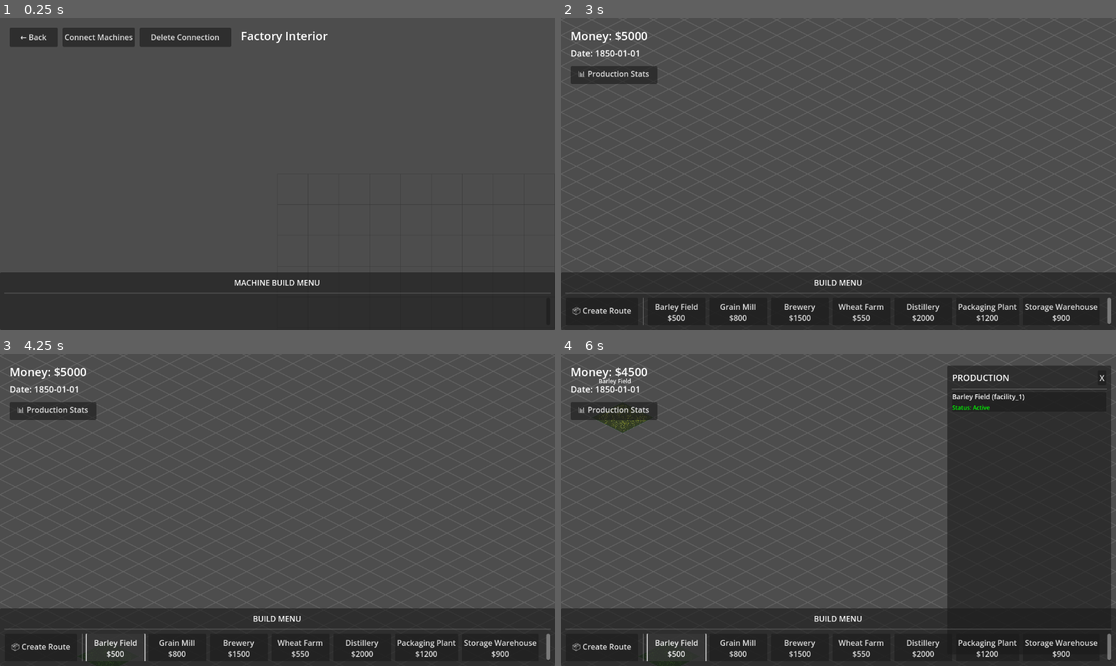
Above: before the commit, frames 1-4 (two rows, left to right).
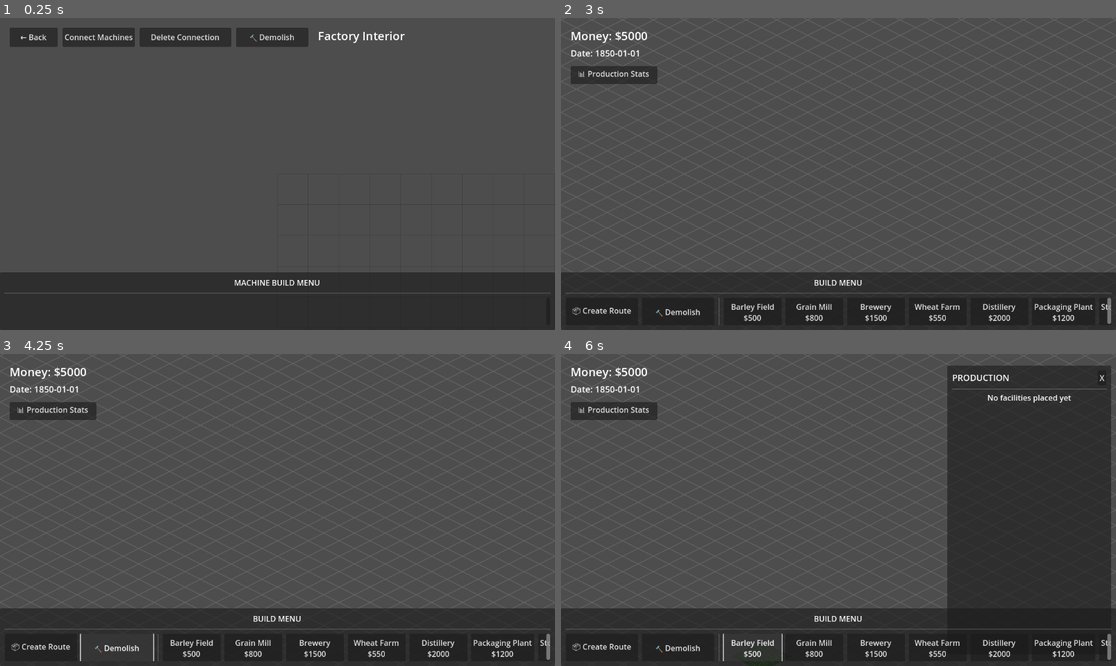
Above: after the commit, the same moments.

Repository: GergelyKrista/butykos
Game: Godot game, scene res://scenes/factory_interior/factory_interior.tscn
The game is run twice, just before and just after one commit, with the same random seed, the same clock (stepped at 60 frames per second) and the same inputs. This scene is started directly instead of the project's main scene.
Inputs (mouse positions are in pixels of both pictures, inside the frame that each line leads up to):
- Up to frame 1 (0.25 s): no input
- Up to frame 2 (3 s): click (832, 36) at 0.5 s, where only the run after the commit has a clickable "🔨 Demolish"; click (832, 36) at 1.25 s, where only the run after the commit has a clickable "🔨 Demolish"; click (832, 36) at 2 s, where only the run after the commit has a clickable "🔨 Demolish"; click "← Back" at 2.75 s
- Up to frame 3 (4.25 s): click (116, 647) at 3.5 s, where only the run after the commit has a clickable "🔨 Demolish"
- Up to frame 4 (6 s): click "📊 Production Stats" at 4.25 s; click "📦 Create Route" at 5 s; click "Barley Field $500" at 5.75 s

The runs differ from the first frame. In frame 1, 1.0% of the frame differs, in the area x 42-73%, y 3-10%; in frame 2, 1.4%; in frame 3, 1.5%; in frame 4, 2.1%, in the area x 6-100%, y 4-100%.

Commit message:
Add demolish mode for facilities and machines
- Add demolish button to world map build menu
- Add demolish button to factory interior
- Implement demolish mode for deleting facilities on world map
- Implement demolish mode for deleting machines in factory interiors
- Refund 50% of construction/purchase cost when demolishing
- Properly cancel other modes when entering demolish mode
- Support ESC key to cancel demolish mode

🤖 Generated with [Claude Code](https://claude.com/claude-code)

Co-Authored-By: Claude <noreply@anthropic.com>

Diff:
--- a/scenes/factory_interior/factory_interior.gd
+++ b/scenes/factory_interior/factory_interior.gd
@@ -34,6 +34,9 @@
 
 # Connection deletion mode
 var connection_delete_mode: bool = false
+
+# Demolish mode
+var demolish_mode: bool = false
 
 # Mouse/input state
 var mouse_grid_pos: Vector2i = Vector2i.ZERO
@@ -123,7 +126,15 @@
 			elif event.button_index == MOUSE_BUTTON_RIGHT and event.pressed:
 				_cancel_delete_connection_mode()
 
-	# Cancel placement/connection with Escape
+	# Demolish mode input
+	elif demolish_mode:
+		if event is InputEventMouseButton:
+			if event.button_index == MOUSE_BUTTON_LEFT and event.pressed:
+				_on_demolish_click()
+			elif event.button_index == MOUSE_BUTTON_RIGHT and event.pressed:
+				_cancel_demolish_mode()
+
+	# Cancel placement/connection/demolish with Escape
 	if event.is_action_pressed("ui_cancel"):
 		if placement_mode:
 			_cancel_placement()
@@ -131,6 +142,8 @@
 			_cancel_connection_mode()
 		elif connection_delete_mode:
 			_cancel_delete_connection_mode()
+		elif demolish_mode:
+			_cancel_demolish_mode()
 
 
 func _process(_delta: float) -> void:
@@ -572,6 +585,72 @@
 	start_delete_connection_mode()
 
 
+func _on_demolish_button_pressed() -> void:
+	"""Handle demolish button press from UI"""
+	# Cancel other modes
+	if placement_mode:
+		_cancel_placement()
+	if connection_mode:
+		_cancel_connection_mode()
+	if connection_delete_mode:
+		_cancel_delete_connection_mode()
+
+	start_demolish_mode()
+
+
+# ========================================
+# DEMOLISH MODE
+# ========================================
+
+func start_demolish_mode() -> void:
+	"""Enter demolish mode - click machines to demolish them"""
+	demolish_mode = true
+	print("Demolish mode started - Click any machine to demolish it")
+
+
+func _on_demolish_click() -> void:
+	"""Handle mouse click in demolish mode"""
+	# Get machine at clicked position
+	var clicked_machine = FactoryManager.get_machine_at_position(facility_id, mouse_grid_pos)
+
+	if clicked_machine.is_empty():
+		print("No machine at clicked position")
+		return
+
+	var machine_id = clicked_machine.get("id", "")
+	_demolish_machine(machine_id)
+
+
+func _demolish_machine(machine_id: String) -> void:
+	"""Demolish a machine and refund partial cost"""
+	var machine = FactoryManager.get_machine(facility_id, machine_id)
+	if machine.is_empty():
+		return
+
+	var machine_def = DataManager.get_machine_data(machine.type)
+	var refund = machine_def.get("cost", 0) / 2  # Refund 50% of cost
+
+	print("Demolishing machine: %s (refund: $%d)" % [machine_id, refund])
+
+	# Refund money
+	if refund > 0:
+		EconomyManager.add_money(refund)
+
+	# Remove machine visual
+	var machine_node = machines_container.get_node_or_null(machine_id)
+	if machine_node:
+		machine_node.queue_free()
+
+	# Remove machine from FactoryManager (this will also remove connections)
+	FactoryManager.remove_machine(facility_id, machine_id)
+
+
+func _cancel_demolish_mode() -> void:
+	"""Cancel demolish mode"""
+	demolish_mode = false
+	print("Demolish mode cancelled")
+
+
 # ========================================
 # CONNECTION VISUALIZATION
 # ========================================
--- a/scenes/factory_interior/factory_interior.tscn
+++ b/scenes/factory_interior/factory_interior.tscn
@@ -38,8 +38,15 @@
 offset_bottom = 60.0
 text = "Delete Connection"
 
+[node name="DemolishButton" type="Button" parent="UI"]
+offset_left = 490.0
+offset_top = 20.0
+offset_right = 640.0
+offset_bottom = 60.0
+text = "🔨 Demolish"
+
 [node name="FactoryLabel" type="Label" parent="UI"]
-offset_left = 500.0
+offset_left = 660.0
 offset_top = 20.0
 offset_right = 760.0
 offset_bottom = 60.0
@@ -94,4 +101,5 @@
 [connection signal="back_button_pressed" from="UI" to="." method="_on_back_button_pressed"]
 [connection signal="connect_button_pressed" from="UI" to="." method="_on_connect_button_pressed"]
 [connection signal="delete_connection_button_pressed" from="UI" to="." method="_on_delete_connection_button_pressed"]
+[connection signal="demolish_button_pressed" from="UI" to="." method="_on_demolish_button_pressed"]
 [connection signal="machine_button_pressed" from="UI" to="." method="_on_machine_button_pressed"]
--- a/scenes/factory_interior/factory_interior_ui.gd
+++ b/scenes/factory_interior/factory_interior_ui.gd
@@ -12,6 +12,7 @@
 signal machine_button_pressed(machine_id: String)
 signal connect_button_pressed()
 signal delete_connection_button_pressed()
+signal demolish_button_pressed()
 
 # ========================================
 # REFERENCES
@@ -20,6 +21,7 @@
 @onready var back_button: Button = $BackButton
 @onready var connect_button: Button = $ConnectButton
 @onready var delete_connection_button: Button = $DeleteConnectionButton
+@onready var demolish_button: Button = $DemolishButton
 @onready var factory_label: Label = $FactoryLabel
 @onready var machine_menu: HBoxContainer = $BottomBar/MarginContainer/VBoxContainer/ScrollContainer/HBoxContainer
 
@@ -39,6 +41,10 @@
 	# Connect delete connection button
 	if delete_connection_button:
 		delete_connection_button.pressed.connect(_on_delete_connection_button_clicked)
+
+	# Connect demolish button
+	if demolish_button:
+		demolish_button.pressed.connect(_on_demolish_button_clicked)
 
 	# Update factory label
 	_update_factory_label()
@@ -87,6 +93,12 @@
 	"""Handle delete connection button click"""
 	print("Delete connection button clicked")
 	delete_connection_button_pressed.emit()
+
+
+func _on_demolish_button_clicked() -> void:
+	"""Handle demolish button click"""
+	print("Demolish button clicked")
+	demolish_button_pressed.emit()
 
 
 # ========================================
--- a/scenes/world_map/world_map.gd
+++ b/scenes/world_map/world_map.gd
@@ -32,6 +32,9 @@
 var route_source_id: String = ""
 var route_destination_id: String = ""
 var route_product: String = ""
+
+# Demolish mode
+var demolish_mode: bool = false
 
 # Mouse/input state
 var mouse_grid_pos: Vector2i = Vector2i.ZERO
@@ -97,13 +100,26 @@
 			elif event.button_index == MOUSE_BUTTON_RIGHT and event.pressed:
 				_cancel_route_mode()
 
-	# Cancel placement/route mode with Escape
+	# Demolish mode input (clicking handled by Area2D signals now)
+	if demolish_mode:
+		if event is InputEventMouseButton:
+			if event.button_index == MOUSE_BUTTON_LEFT and event.pressed:
+				# Don't allow clicking on UI
+				if _is_mouse_over_ui():
+					return
+			elif event.button_index == MOUSE_BUTTON_RIGHT and event.pressed:
+				_cancel_demolish_mode()
+
+	# Cancel placement/route/demolish mode with Escape
 	if event.is_action_pressed("ui_cancel"):
 		if placement_mode:
 			_cancel_placement()
 			return  # Prevent pause menu from opening
 		elif route_mode:
 			_cancel_route_mode()
+			return  # Prevent pause menu from opening
+		elif demolish_mode:
+			_cancel_demolish_mode()
 			return  # Prevent pause menu from opening
 		# If not in any mode, ESC will be handled by pause menu
 
@@ -385,6 +401,11 @@
 			_enter_factory(facility_id)
 			return
 
+		# Demolish mode: delete facility
+		if event.pressed and demolish_mode:
+			_demolish_facility(facility_id)
+			return
+
 		# Regular click: route mode
 		if event.pressed and route_mode:
 			_select_facility_for_route(facility_id)
@@ -535,6 +556,59 @@
 		_cancel_placement()
 
 	start_route_mode()
+
+
+# ========================================
+# DEMOLISH MODE
+# ========================================
+
+func start_demolish_mode() -> void:
+	"""Enter demolish mode"""
+	demolish_mode = true
+	print("Demolish mode started - Click any facility to demolish it")
+
+
+func _demolish_facility(facility_id: String) -> void:
+	"""Demolish a facility and refund partial cost"""
+	var facility = WorldManager.get_facility(facility_id)
+	if facility.is_empty():
+		return
+
+	var facility_def = DataManager.get_facility_data(facility.type)
+	var refund = facility_def.get("cost", 0) / 2  # Refund 50% of cost
+
+	print("Demolishing facility: %s (refund: $%d)" % [facility_id, refund])
+
+	# Refund money
+	if refund > 0:
+		EconomyManager.add_money(refund)
+
+	# Remove facility from WorldManager (this will emit facility_removed signal)
+	WorldManager.remove_facility(facility_id)
+
+	# Hide tooltip if it was showing for this facility
+	if hovered_facility_id == facility_id:
+		hovered_facility_id = ""
+		_hide_tooltip()
+
+
+func _cancel_demolish_mode() -> void:
+	"""Cancel demolish mode"""
+	demolish_mode = false
+	print("Demolish mode cancelled")
+
+
+func _on_demolish_button_pressed() -> void:
+	"""Handle demolish button press from UI"""
+	# Cancel placement mode if active
+	if placement_mode:
+		_cancel_placement()
+
+	# Cancel route mode if active
+	if route_mode:
+		_cancel_route_mode()
+
+	start_demolish_mode()
 
 
 # ========================================
--- a/scenes/world_map/world_map.tscn
+++ b/scenes/world_map/world_map.tscn
@@ -265,3 +265,4 @@
 
 [connection signal="build_button_pressed" from="UI" to="." method="_on_build_button_pressed"]
 [connection signal="create_route_button_pressed" from="UI" to="." method="_on_create_route_button_pressed"]
+[connection signal="demolish_button_pressed" from="UI" to="." method="_on_demolish_button_pressed"]
--- a/scenes/world_map/world_map_ui.gd
+++ b/scenes/world_map/world_map_ui.gd
@@ -18,6 +18,7 @@
 
 signal build_button_pressed(facility_id: String)
 signal create_route_button_pressed()
+signal demolish_button_pressed()
 
 # ========================================
 # INITIALIZATION
@@ -78,6 +79,13 @@
 	route_button.pressed.connect(_on_create_route_button_clicked)
 	build_menu.add_child(route_button)
 
+	# Add "Demolish" button
+	var demolish_button = Button.new()
+	demolish_button.text = "🔨 Demolish"
+	demolish_button.custom_minimum_size = Vector2(150, 60)
+	demolish_button.pressed.connect(_on_demolish_button_clicked)
+	build_menu.add_child(demolish_button)
+
 	# Add separator
 	var separator = VSeparator.new()
 	build_menu.add_child(separator)
@@ -114,3 +122,9 @@
 	"""Handle create route button click"""
 	print("Create route button clicked")
 	create_route_button_pressed.emit()
+
+
+func _on_demolish_button_clicked() -> void:
+	"""Handle demolish button click"""
+	print("Demolish button clicked")
+	demolish_button_pressed.emit()
